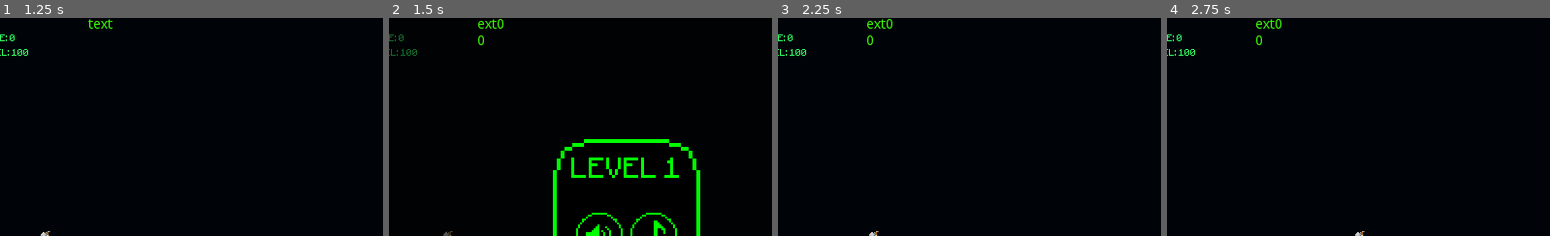
Above: before the commit, frames 1-4 (left to right).
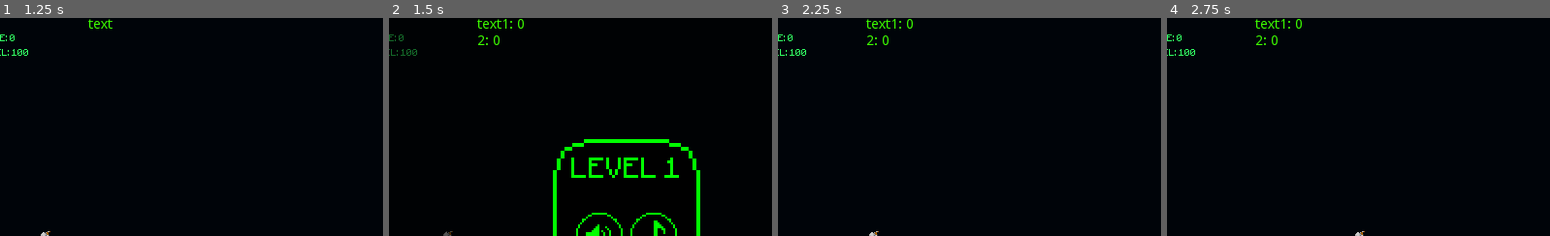
Above: after the commit, the same moments.

Repository: carlosebmachado-games/MoonLander
Game: Godot game, scene res://scenes/menus/main_menu.tscn
Same seed, same stepped clock (60 frames per second), same inputs: the game is played once before the commit and once after it.
Inputs (mouse positions are % of the whole screen's width and height, from its top left):
- Up to frame 1 (1.25 s): click (51, 52) at 0.5 s
- Up to frame 2 (1.5 s): click (96, 9) at 1.25 s
- Up to frame 3 (2.25 s): click (53, 66) at 2 s
- Up to frame 4 (2.75 s): no input
The pictures show only the part of the screen within x 20-70%, y 0-50%; the shares and areas given below are measured in that part.

Frame 1 is identical in both runs. In frame 2, 0.4% of the frame differs, in the area x 23-36%, y 0-13%; in frame 3, 0.4%; in frame 4, 0.4%.

Commit message:
no index touch

Diff:
--- a/src/scenes/prefabs/lander.gd
+++ b/src/scenes/prefabs/lander.gd
@@ -39,6 +39,7 @@
 	get_tree().input_event(ev)
 
 var input_control = []
+var count = 0
 
 func _input(event):
 	# handle touch input
@@ -47,25 +48,31 @@
 
 		var lbl = game.get_child(0).get_child(2)
 		var txt = lbl.text
-		if txt.length() > 5:
-			lbl.text = txt.substr(txt.length() - 5, 5) + str(event.get_index()) + '\n'
+		count+=1
+		if txt.length() > 20:
+			lbl.text = txt.substr(txt.length() - 20, 20) + str(count) + ': ' + str(event.get_index()) + '\n'
 		else:
-			lbl.text += str(event.get_index()) + '\n'
+			lbl.text += str(count) + ': ' + str(event.get_index()) + '\n'
 
-		if i in input_control:
-			if event.get_position().x < 400:
-				input_left = false
-				input_control.remove(i)
-			else:
-				input_right = false
-				input_control.remove(i)
+		if event.get_position().x < 400:
+			input_left = not input_left
 		else:
-			if event.get_position().x < 400:
-				input_left = true
-				input_control.append(i)
-			else:
-				input_right = true
-				input_control.append(i)
+			input_right = not input_right
+
+#		if i in input_control:
+#			if event.get_position().x < 400:
+#				input_left = false
+#				input_control.remove(i)
+#			else:
+#				input_right = false
+#				input_control.remove(i)
+#		else:
+#			if event.get_position().x < 400:
+#				input_left = true
+#				input_control.append(i)
+#			else:
+#				input_right = true
+#				input_control.append(i)
 
 	# handle debug keyboard input
 #	if Input.is_action_pressed("player_left"):
